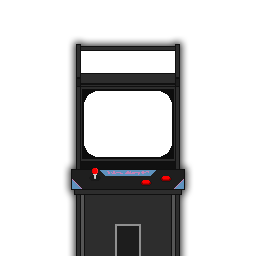
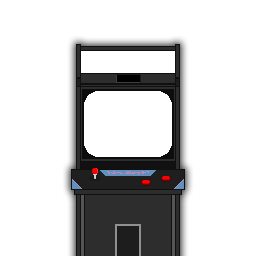
Revision of a layered 256×256 image; what changed, layer by layer:
added layer "Layer 3" above "Cabinet copy" over [116, 74, 141, 83]
